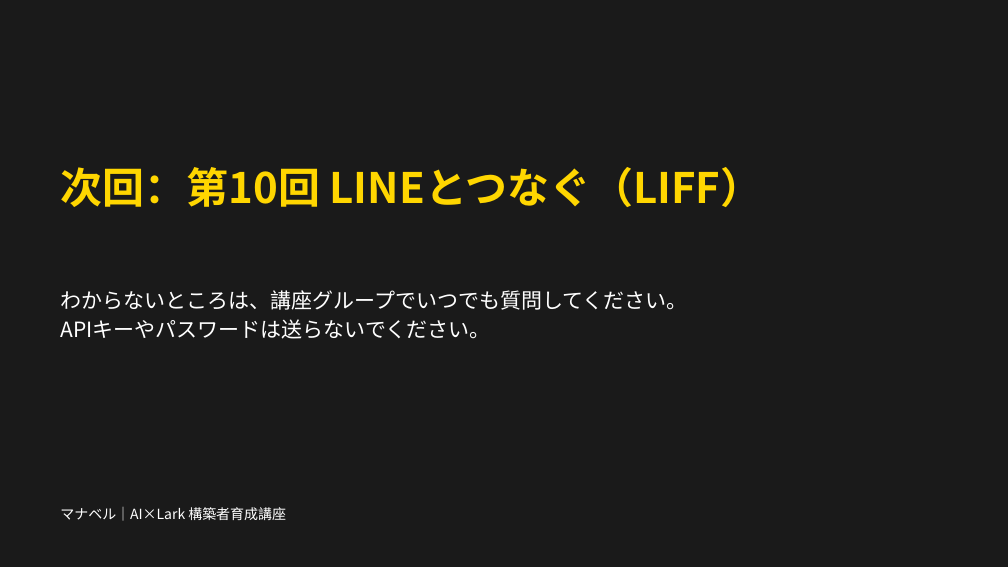
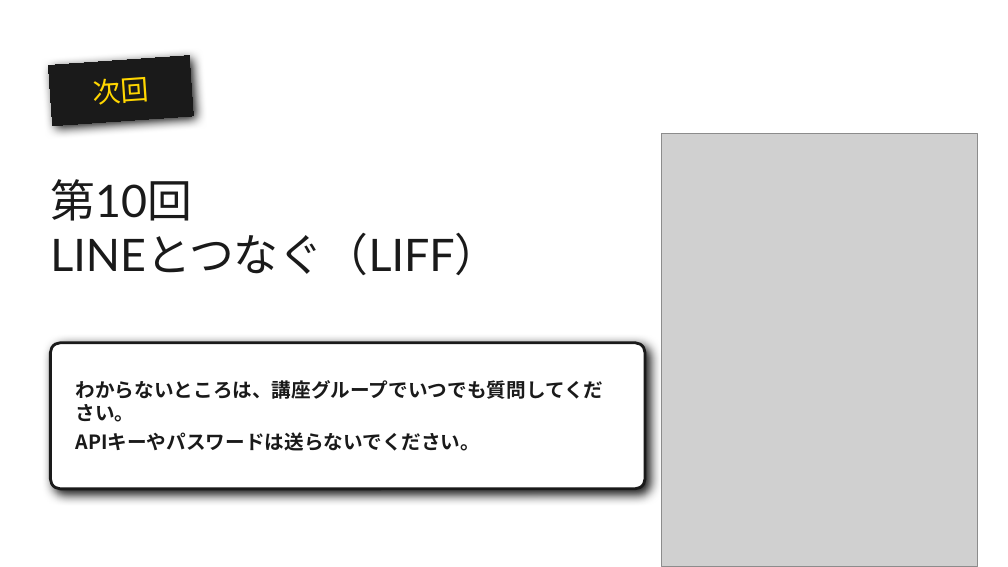
Before and after one commit to OfficePlata/33yell, a slide deck: slide 10 of manaberu/slides/manaberu-09-connect-lark-api.pptx. Drawn at 1008x567 pixels with LibreOffice and Linux fonts; fonts in the diff are those of the drawing; grey boxes stand for pictures; background and template pictures are left out. Boxes give left, top, right and bottom in pixels: in the first picture for what was removed or moved away, otherwise in the second. Text is boxed around its words. In the diff, an @@ line names an element or a change of style, - is before the commit and + after.

```diff
--- a/manaberu/slides/manaberu-09-connect-lark-api.pptx
+++ b/manaberu/slides/manaberu-09-connect-lark-api.pptx
@@ background #1A1A1A to picture (left out) @@
@@ rectangle added at (48,56,193,126), fill #1A1A1A, outline #1A1A1A 0.75 pt, 20 pt, text #FFD600 @@
+次回
@@ text "第10回" at (50,179,499,275): vertical alignment top to middle @@
@@ picture added at (662,133,978,566) @@
@@ text at (50,179,499,275): text changed; size 30 to 32 pt; font Noto Sans CJK JP to Lato; text colour #FFD600 to #1A1A1A; bold off @@
-次回：第10回 LINEとつなぐ（LIFF）
+第10回
+LINEとつなぐ（LIFF）
@@ rounded rectangle added at (50,343,645,489), fill #FFFFFF, outline #1A1A1A 2 pt @@
@@ text "わからないところは、講座グループでいつでも質問してください。": place and size @@
-text "わからないところは、講座グループでいつでも質問してください。" at (60,290,687,339)
+text "わからないところは、講座グループでいつでも質問してください。" at (76,380,604,451)
@@ text "わからないところは、講座グループでいつでも質問してください。" at (76,380,604,451): size 15 to 14 pt, text colour #FFFFFF to #1A1A1A, bold on; more space between paragraphs; vertical alignment top to middle @@
@@ text removed at (60,507,286,521) @@
-マナベル｜AI×Lark 構築者育成講座
```
Also in this commit, not shown: 9 other slides changed, 16 other files.
